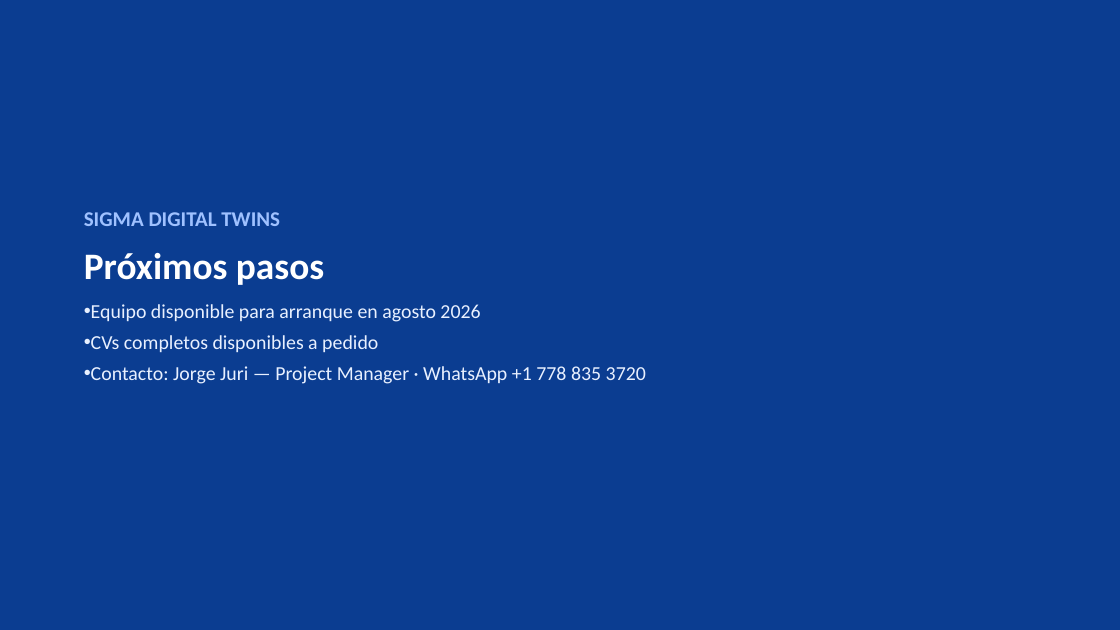
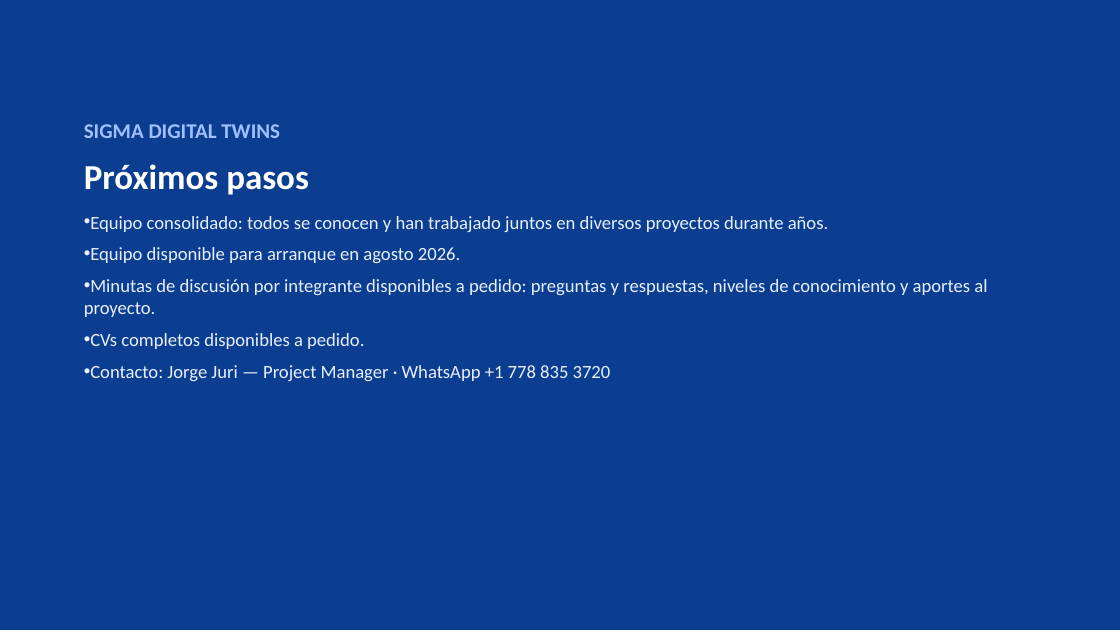
Before and after one commit to jjuri-socialmining/_DemoCustomerOps, a slide deck: slide 11 of web/og-b0d2f7a3-files/Sigma-Digital-Twins-Equipo-Duqm-ES.pptx (slide 10 before the commit). Drawn at 1120x630 pixels with LibreOffice and Linux fonts; fonts in the diff are those of the drawing. Boxes give left, top, right and bottom in pixels: in the first picture for what was removed or moved away, otherwise in the second. Text is boxed around its words. In the diff, an @@ line names an element or a change of style, - is before the commit and + after.

```diff
--- a/web/og-b0d2f7a3-files/Sigma-Digital-Twins-Equipo-Duqm-ES.pptx
+++ b/web/og-b0d2f7a3-files/Sigma-Digital-Twins-Equipo-Duqm-ES.pptx
@@ text "SIGMA DIGITAL TWINS": place and size @@
-text "SIGMA DIGITAL TWINS" at box(84, 212, 646, 384)
+text "SIGMA DIGITAL TWINS" at box(84, 124, 987, 381)
@@ text at box(84, 164, 611, 381): size 32 to 30 pt in "Próximos pasos"; size 17 to 16 pt in "Contacto: Jorge Juri — Project Manager · ..."; more space between paragraphs @@
@@ text at box(84, 216, 987, 349): text changed; size 17 to 16 pt @@
-• Equipo disponible para arranque en agosto 2026
-• CVs completos disponibles a pedido
+• Equipo consolidado: todos se conocen y han trabajado juntos en diversos proyectos durante años.
+• Equipo disponible para arranque en agosto 2026.
+• Minutas de discusión por integrante disponibles a pedido: preguntas y respuestas, niveles de conocimiento y aportes al proyecto.
+• CVs completos disponibles a pedido.
```
Also in this commit, not shown: 8 other slides changed, 1 slide added, 2 other files.
